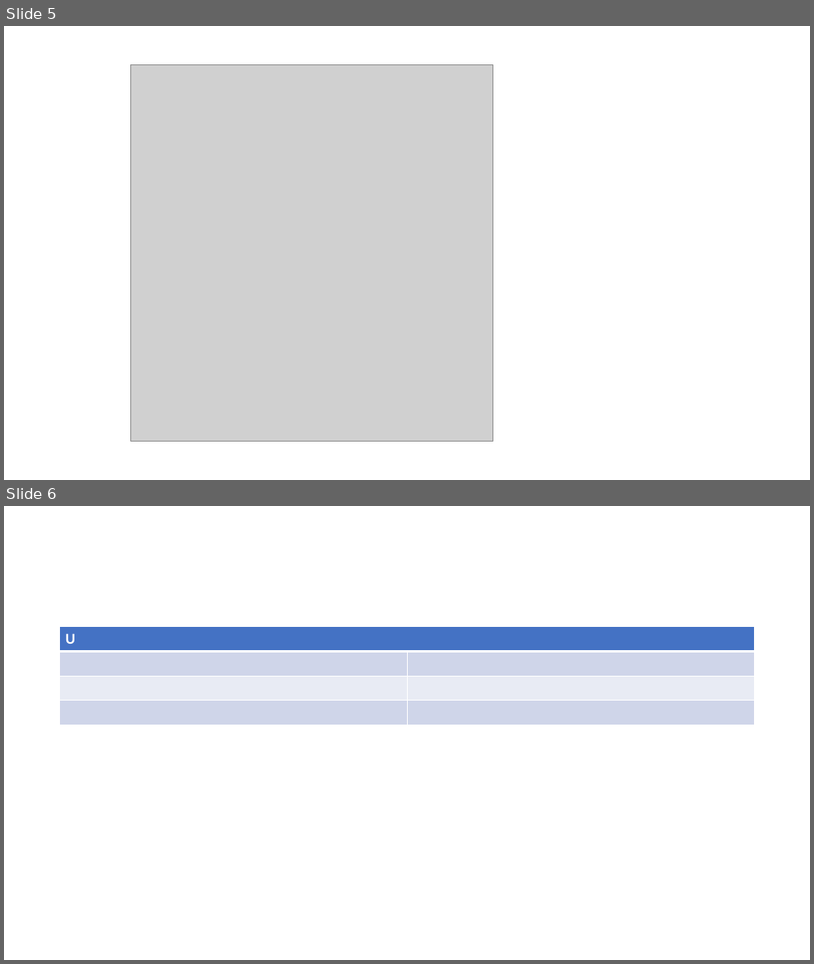
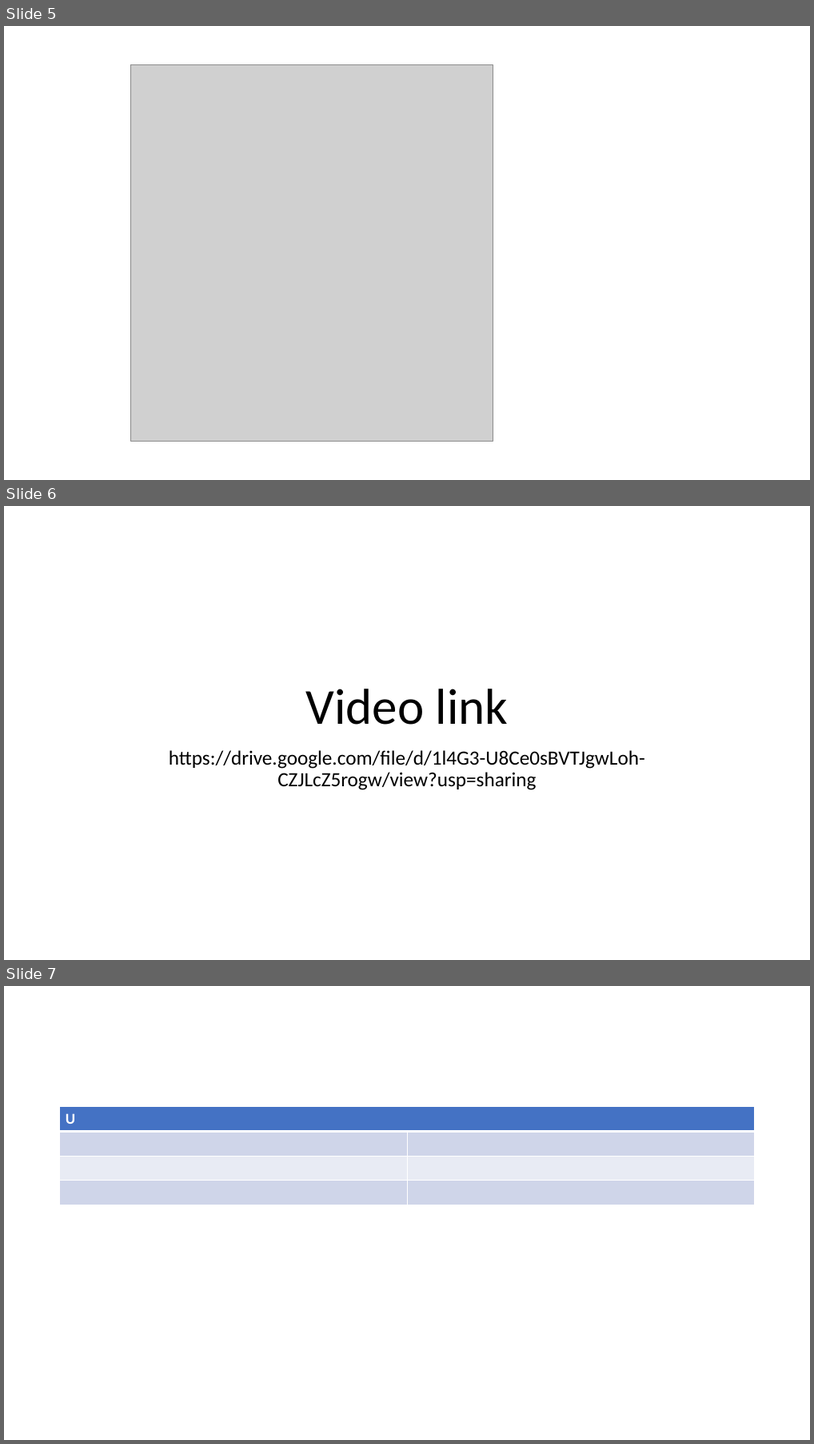
Before and after one commit to SleeplessChallenger/PowaFinance, a slide deck: all_resources/Task6/Task6.pptx. Shown one above the other, each under a label of ours: slides 5 and 6 before the commit, slides 5, 6 and 7 after it. The pictures are 814x964 and 814x1444 pixels, drawn with LibreOffice and Linux fonts; fonts in the diff are those of the drawing; grey boxes stand for pictures. Boxes give left, top, right and bottom in pixels: in the first picture for what was removed or moved away, otherwise in the second. Text is boxed around its words. In the diff, an @@ line names an element or a change of style, - is before the commit and + after.

Commit message:
ASD Task 6

```diff
--- a/all_resources/Task6/Task6.pptx
+++ b/all_resources/Task6/Task6.pptx
@@ slide 6 added at (4,506,810,960), background #FFFFFF @@
@@ title added at (306,688,509,724), 60 pt, text #000000 @@
+Video link
@@ subtitle added at (169,750,646,790), 24 pt, text #000000 @@
+https://drive.google.com/file/d/1l4G3-U8Ce0sBVTJgwLoh-CZJLcZ5rogw/view?usp=sharing
@@ what was slide 6 is now slide 7 @@
```
